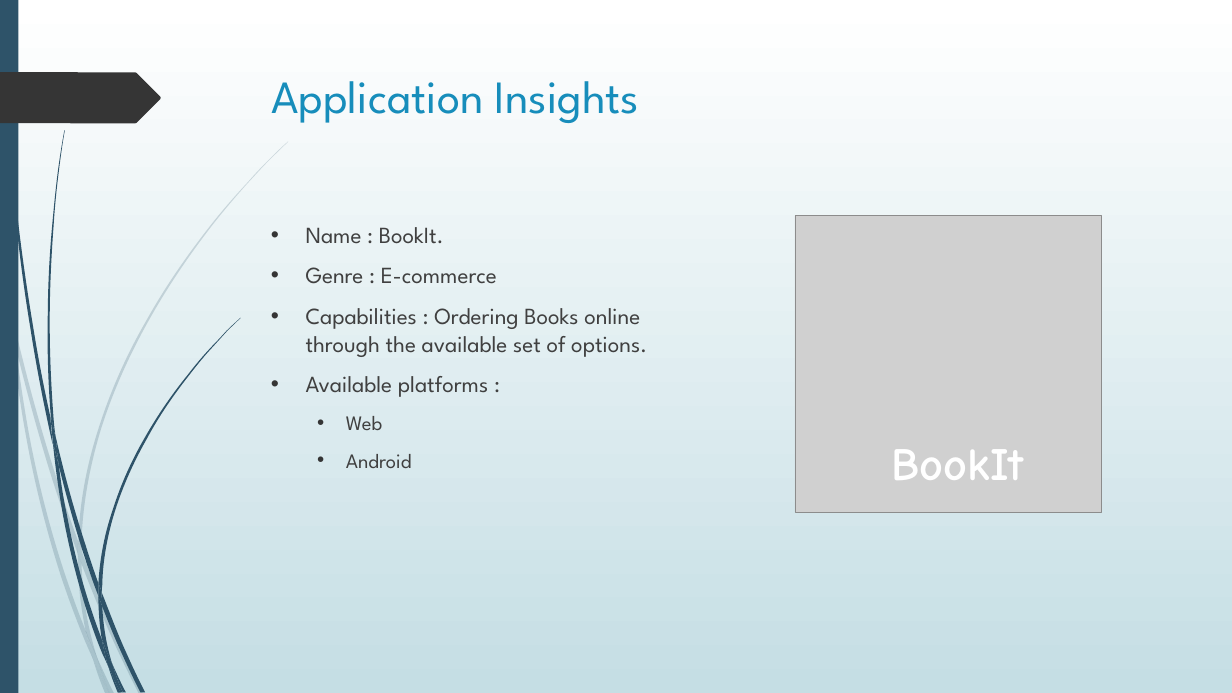
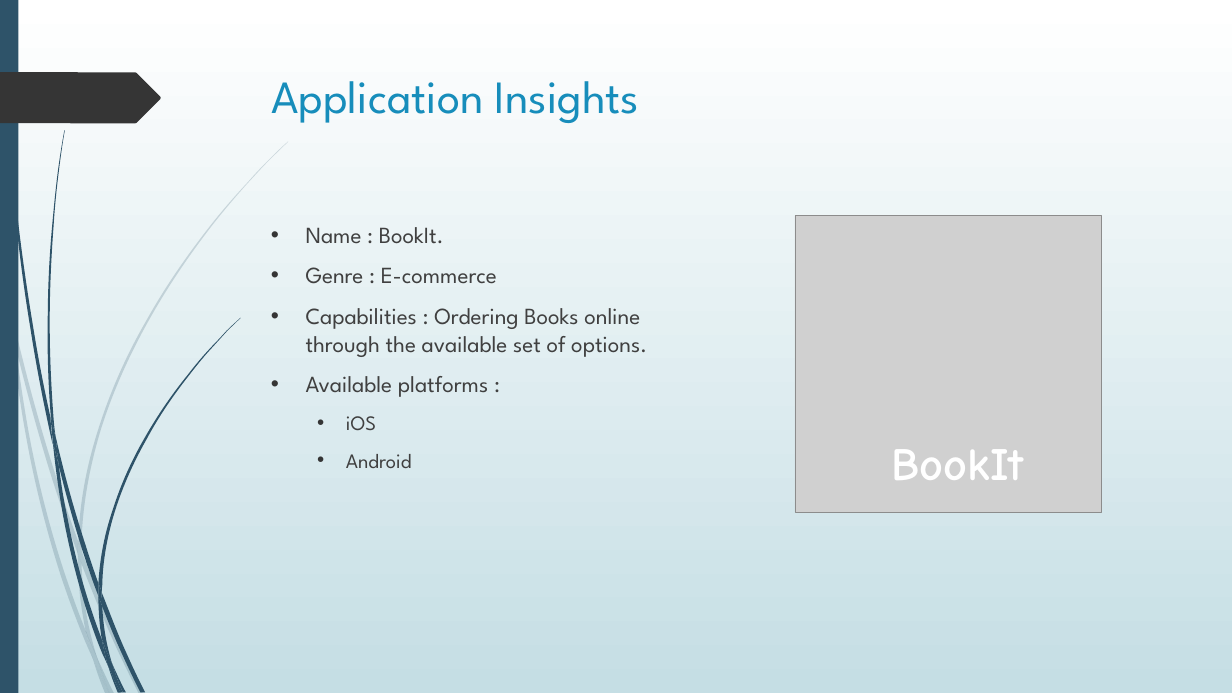
Before and after one commit to CPAD2021SecA/SecAGroup03, a slide deck: slide 2 of CPAD Assignment 1.pptx. Drawn at 1232x693 pixels with LibreOffice and Linux fonts; fonts in the diff are those of the drawing; grey boxes stand for pictures. Boxes give left, top, right and bottom in pixels: in the first picture for what was removed or moved away, otherwise in the second. Text is boxed around its words. In the diff, an @@ line names an element or a change of style, - is before the commit and + after.

```diff
--- a/CPAD Assignment 1.pptx
+++ b/CPAD Assignment 1.pptx
@@ text at [346,416,376,430]: text changed @@
-  • Web
+  • iOS
```
Also in this commit, not shown: 2 other slides changed, 10 other files.
